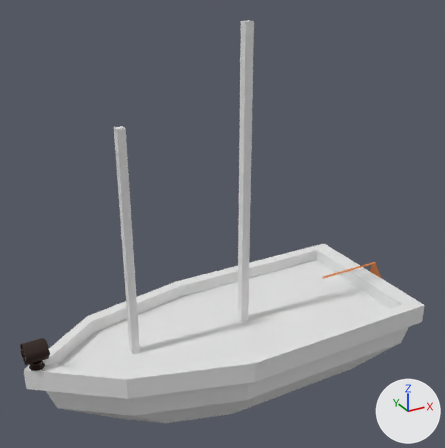
The FBX model Assets/_Models/Barco.fbx, before and after one commit.
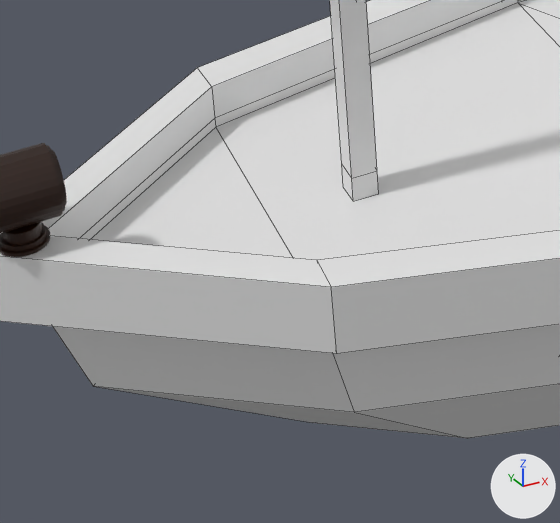
Each version appears first whole from a camera (50 mm lens) standing at (-35.2, -47.7, 37.0) and looking at (-8.5, 0.9, 12.7), and next in a close-up on the part from 7% to 43% of the width and 66% to 100% of the height. Arrows for +X, +Y and +Z are at lower right; the lights stay in place. The close-ups show mesh edges as thin lines. Where no turn or scale is listed for an object, it has been applied to the vertices.

Names of what the first close-up shows: 'Barco', 'Faro'.
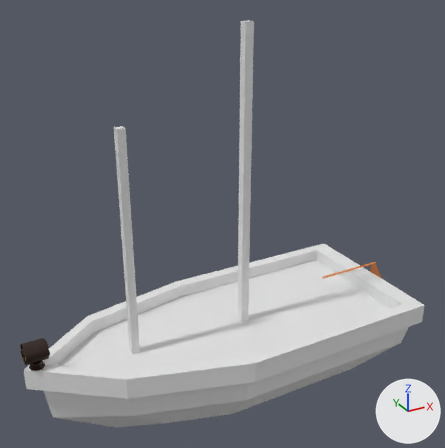
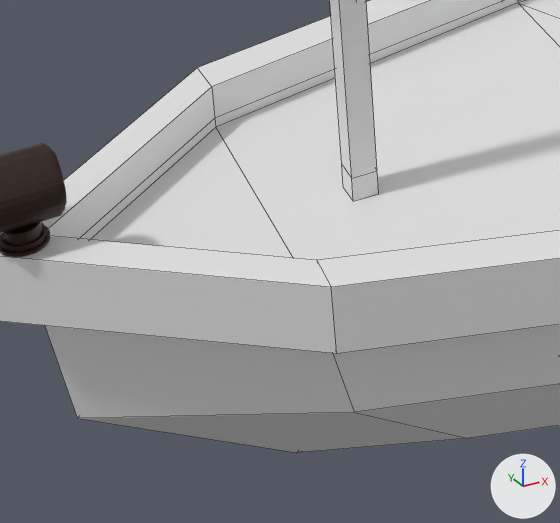
Pixel boxes (x1, y1, x2, y2) of what changed, in the close-ups (560 x 523 px; the box of a moved part takes in the faces that stretch with it):
'Barco', reshaped: before (0, 0, 560, 438); after (0, 0, 560, 453)
part 1 of me_cubo_001, moved or reshaped: before (53, 326, 464, 438); after (45, 326, 466, 453)

The change, as a list of edits to the scene's bpy script:
```text
Change me_cubo_001:
    where me_cubo_001.from_pydata(...)  # 103 vertices, 95 faces; spans x -28.9..10.6, y -8.6..8.6, z -7.2..31.7
    used by ob_barco; location = (-0.06, -0.12, -0.02)
    me_cubo_001 part 1
    me_cubo_001.vertices[35].co: (-26.4, 0.4, -2.1) -> (-26.9, 0.6, -3.1)  # pixel (93, 386) -> pixel (77, 418)
    me_cubo_001.vertices[44].co: (-20.4, 0.3, -5.8) -> (-20.9, 0.5, -6.8)  # pixel (312, 422) -> pixel (296, 452)
```
